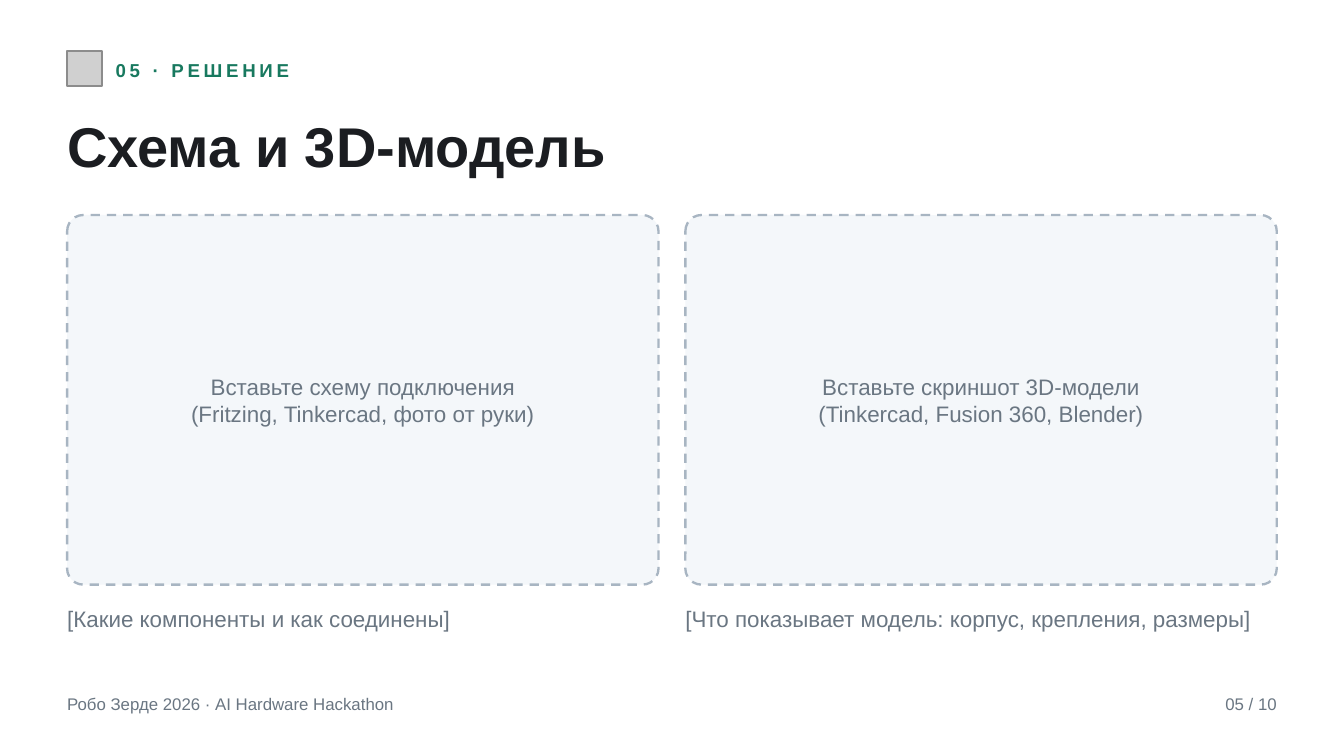
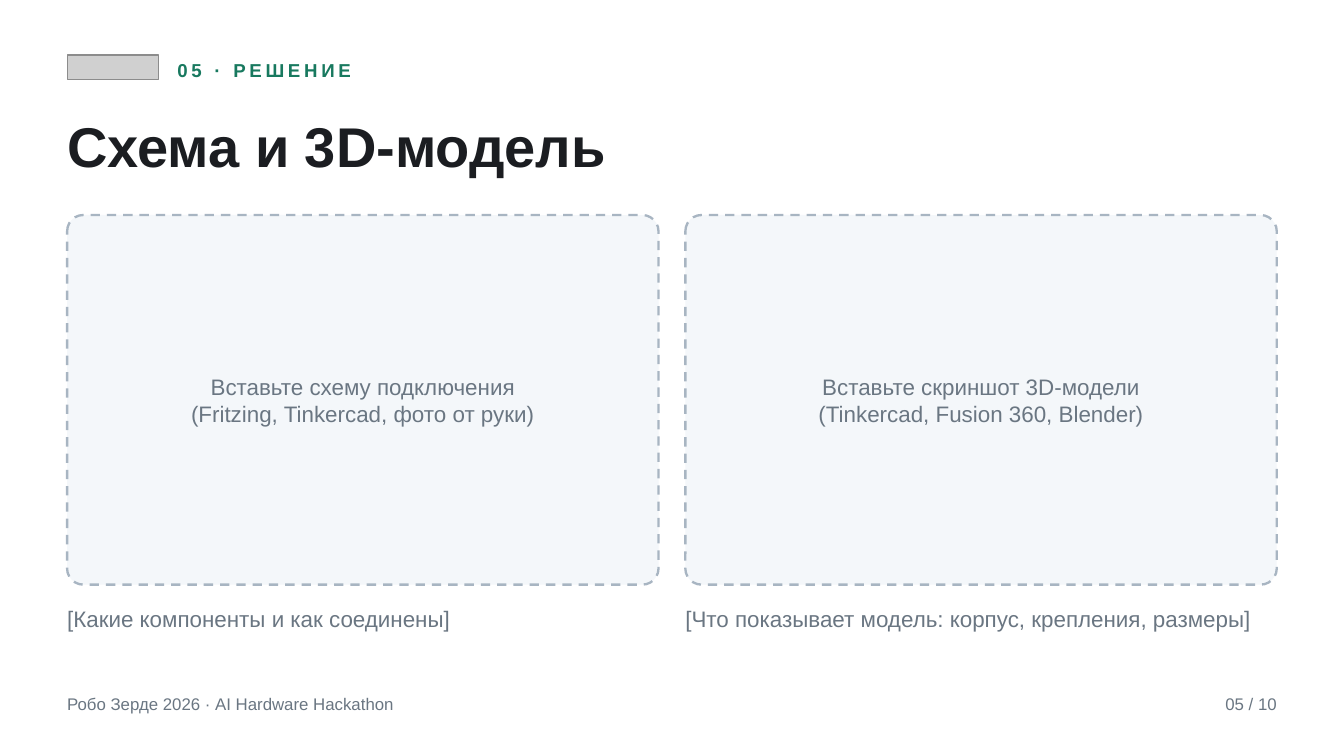
Before and after one commit to muslimipro/robozerde, a slide deck: slide 5 of files/robo-zerde-2026-ai-hardware-shablon.pptx. Drawn at 1344x756 pixels with LibreOffice and Linux fonts; fonts in the diff are those of the drawing; grey boxes stand for pictures. Boxes give left, top, right and bottom in pixels: in the first picture for what was removed or moved away, otherwise in the second. Text is boxed around its words. In the diff, an @@ line names an element or a change of style, - is before the commit and + after.

```diff
--- a/files/robo-zerde-2026-ai-hardware-shablon.pptx
+++ b/files/robo-zerde-2026-ai-hardware-shablon.pptx
@@ picture: place and size @@
-picture at bbox=[67, 51, 102, 86]
+picture at bbox=[67, 55, 159, 79]
@@ text "05 · РЕШЕНИЕ": place and size @@
-text "05 · РЕШЕНИЕ" at bbox=[116, 64, 289, 77]
+text "05 · РЕШЕНИЕ" at bbox=[177, 64, 351, 77]
```
Also in this commit, not shown: 9 other slides changed, 9 other files.
